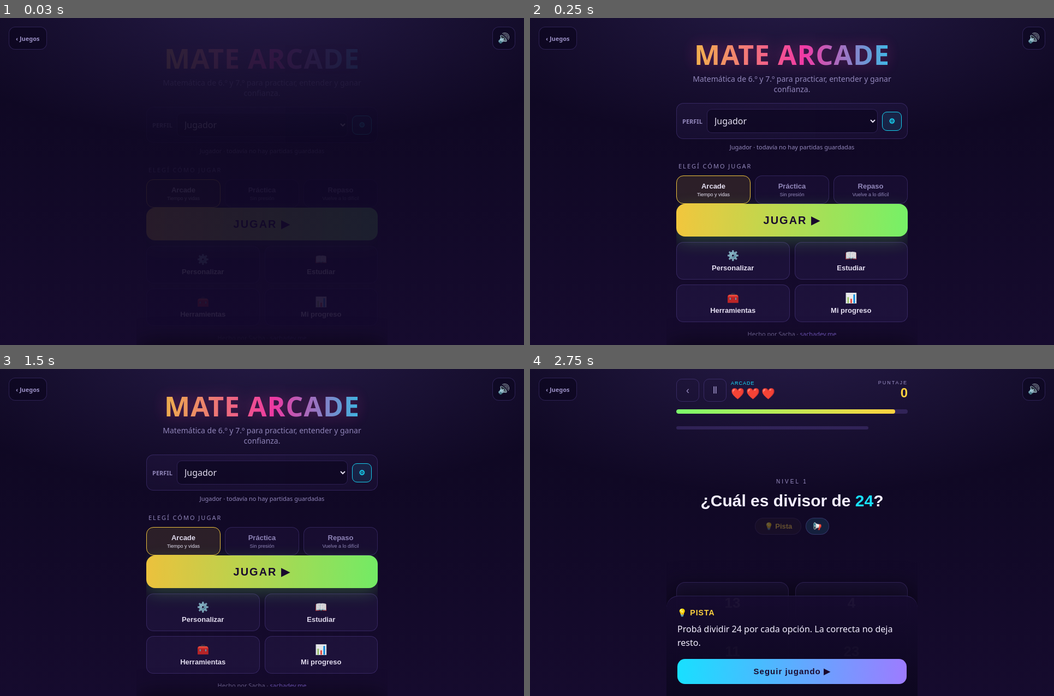
Above: before the commit, frames 1-4 (two rows, left to right).
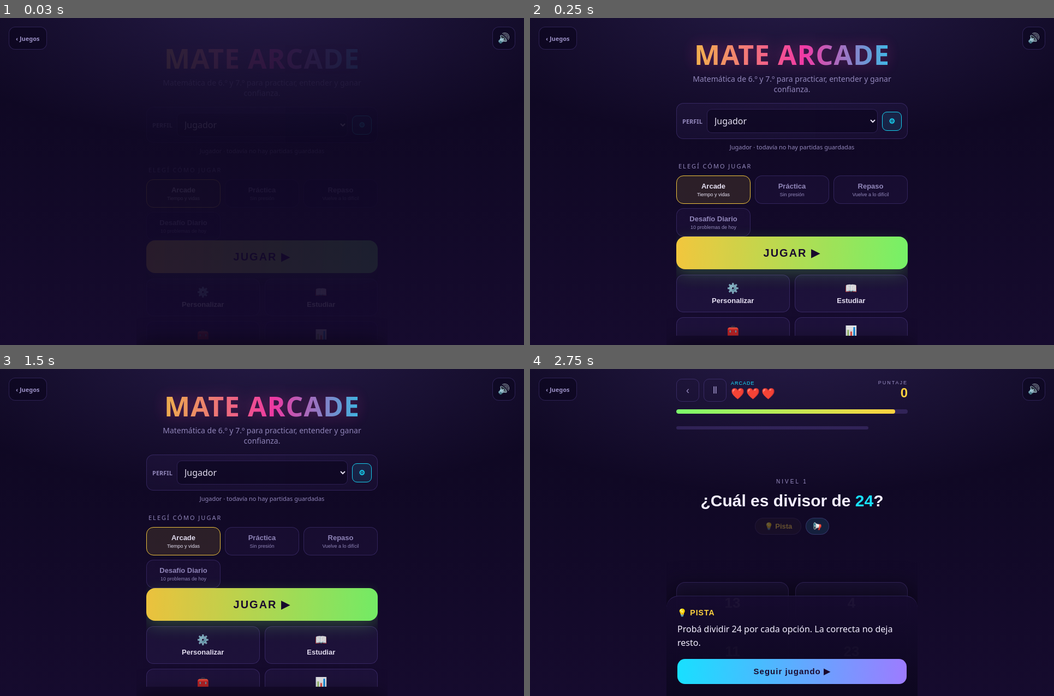
Above: after the commit, the same moments.

Repository: LeandroMelchiori/Juegos-Chicos
Game: browser game, page games/mate-arcade/index.html
Two runs of this game, one before a commit and one after it. Both use one fixed random seed, a clock stepped at 60 frames per second and the inputs below.
Inputs:
- Up to frame 1 (0.03 s): no input
- Up to frame 2 (0.25 s): no input
- Up to frame 3 (1.5 s): click "JUGAR ▶" at 0.27 s; click "‹" at 1.27 s
- Up to frame 4 (2.75 s): click "JUGAR ▶" at 1.77 s; click "📢" at 1.87 s; click "💡 Pista" at 2.47 s

The runs differ from the first frame. In frame 2, 10% of the frame differs, in the area x 27-73%, y 56-98%; in frame 3, 10%; in frame 4, nothing differs.

Commit message:
Implementar modo de Desafío Diario con semilla determinista por fecha

Diff:
--- a/games/mate-arcade/index.html
+++ b/games/mate-arcade/index.html
@@ -33,6 +33,7 @@
       <button class="mode" data-mode="arcade" data-active="1" aria-pressed="true"><b>Arcade</b><span>Tiempo y vidas</span></button>
       <button class="mode" data-mode="practice" data-active="0" aria-pressed="false"><b>Práctica</b><span>Sin presión</span></button>
       <button class="mode" data-mode="review" data-active="0" aria-pressed="false"><b>Repaso</b><span>Vuelve a lo difícil</span></button>
+      <button class="mode" data-mode="daily" data-active="0" aria-pressed="false"><b>Desafío Diario</b><span>10 problemas de hoy</span></button>
     </div>
     <button class="play" id="playBtn">JUGAR ▶</button>
     <div class="home-actions">
--- a/games/mate-arcade/js/app.js
+++ b/games/mate-arcade/js/app.js
@@ -117,8 +117,10 @@
   function vibrate(p){try{if(activeProfile().preferences.vibration&&navigator.vibrate)navigator.vibrate(p);}catch(e){}}
 
   // ---- utilidades ----
-  function ri(a,b){return Math.floor(Math.random()*(b-a+1))+a;}
-  function pick(arr){return arr[Math.floor(Math.random()*arr.length)];}
+  function rnd(){ if(state.mode==='daily' && state.dailySeed) { state.dailySeed = (state.dailySeed * 9301 + 49297) % 233280; return state.dailySeed / 233280; } return Math.random(); }
+
+  function ri(a,b){return Math.floor(rnd()*(b-a+1))+a;}
+  function pick(arr){return arr[Math.floor(rnd()*arr.length)];}
   function bump(op,key){
     if(!state.stats[op]) state.stats[op]={ok:0,fail:0};
     state.stats[op][key]++;
@@ -185,6 +187,7 @@
     if(!exists)state.retryQueue.push({op:op,errorType:errorType||"general",difficulty:state.curDiff,due:state.answered+2+ri(0,1)});
   }
   function adaptiveDifficulty(op){
+    if(state.mode==="daily")return pick(["easy","normal","hard"]);
     if(state.mode!=="review")return state.diffByOp[op]||"normal";
     if(state.retryContext)return state.retryContext.difficulty||"easy";
     var e=evidenceFor(op);
@@ -193,7 +196,7 @@
     return "hard";
   }
   function shuffle(arr){
-    for(var i=arr.length-1;i>0;i--){var j=Math.floor(Math.random()*(i+1));var t=arr[i];arr[i]=arr[j];arr[j]=t;}
+    for(var i=arr.length-1;i>0;i--){var j=Math.floor(rnd()*(i+1));var t=arr[i];arr[i]=arr[j];arr[j]=t;}
     return arr;
   }
   function gcd(x,y){x=Math.abs(x);y=Math.abs(y);while(y){var t=y;y=x%y;x=t;}return x;}
@@ -305,7 +308,7 @@
         var v=poolD[pi]; if(v>0 && !seenD[v]){ seenD[v]=1; distMcd.push(v); }
       }
       var gd=0;
-      while(distMcd.length<3 && gd++<200){ var rc=ans+ri(1,6)*(Math.random()<.5?1:-1); if(rc>0 && !seenD[rc]){seenD[rc]=1;distMcd.push(rc);} }
+      while(distMcd.length<3 && gd++<200){ var rc=ans+ri(1,6)*(rnd()<.5?1:-1); if(rc>0 && !seenD[rc]){seenD[rc]=1;distMcd.push(rc);} }
       state.answer=ans;
       return {text:"¿Cuál es el <b>MCD</b> de "+A+" y "+B+"?", ans:ans, op:op, equals:false,
         options:shuffle([ans].concat(distMcd)),
@@ -402,7 +405,7 @@
         var w=poolM[pj]; if(w>0 && w!==ans && !seenM[w]){ seenM[w]=1; distMcm.push(w); }
       }
       var gm=0;
-      while(distMcm.length<3 && gm++<200){ var rw=ans+ri(1,8)*(Math.random()<.5?1:-1); if(rw>0 && rw!==ans && !seenM[rw]){seenM[rw]=1;distMcm.push(rw);} }
+      while(distMcm.length<3 && gm++<200){ var rw=ans+ri(1,8)*(rnd()<.5?1:-1); if(rw>0 && rw!==ans && !seenM[rw]){seenM[rw]=1;distMcm.push(rw);} }
       state.answer=ans;
       return {text:"¿Cuál es el <b>MCM</b> de "+A2+" y "+B2+"?", ans:ans, op:op, equals:false,
         options:shuffle([ans].concat(distMcm)),
@@ -411,7 +414,7 @@
         solve:"El MCM es el menor múltiplo que comparten.<br>Múltiplos de "+A2+": "+fmtList(multsUpTo(A2,ans),7)+"<br>Múltiplos de "+B2+": "+fmtList(multsUpTo(B2,ans),7)+"<br>El primero en común es <span class='res'>"+ans+"</span>."};
     }
     var equals;
-    if(state.mode!=="arcade"&&Math.random()<.3){
+    if(state.mode!=="arcade"&&rnd()<.3){
       var result=ans;
       if(op==="add"){
         ans=b;text=a+" + <span class='q'>?</span> = "+result;equals=false;
@@ -461,17 +464,23 @@
     mcd:{q:"Para calcular un MCD con listas, ¿qué hago primero?",choices:["Listo los divisores","Listo los múltiplos","Sumo los números"],correct:0,
       h:"La D de MCD recuerda qué listas mirar.",s:"Primero listamos divisores; luego buscamos los comunes y elegimos el mayor."},
     mcm:{q:"Para calcular un MCM con listas, ¿qué hago primero?",choices:["Listo los múltiplos","Listo los divisores","Resto los números"],correct:0,
-      h:"La M de MCM recuerda qué listas mirar.",s:"Primero listamos múltiplos; luego buscamos el primero que aparece en ambas listas."}
+      h:"La M de MCM recuerda qué listas mirar.",s:"Primero listamos múltiplos; luego buscamos el primero que aparece en ambas listas."},
+    frac:{q:"Al sumar 1/5 + 2/5, ¿por qué no sumo los de abajo?",choices:["Porque el 5 solo indica el tamaño de las partes","Porque son números primos","Porque la regla dice que se restan"],correct:0,
+      h:"Pensá en el de abajo como el nombre de lo que sumás (quintos).",s:"Solo juntás las partes; el tamaño (5) sigue siendo el mismo."},
+    dec:{q:"Para sumar decimales como 1,2 + 3,45, ¿qué alineás?",choices:["Las comas","El último número a la derecha","El primer número a la izquierda"],correct:0,
+      h:"La regla principal de los decimales: la coma manda.",s:"Siempre se alinean las comas para sumar décimos con décimos y enteros con enteros."},
+    simp:{q:"Para simplificar 4/8, ¿qué operación uso?",choices:["Divido por 4 arriba y abajo","Resto 4 arriba y abajo","Multiplico por 2"],correct:0,
+      h:"La fracción debe achicarse manteniendo la proporción.",s:"Dividiendo por 4 el numerador y denominador llegamos a 1/2."}
   };
 
   function prepareProblem(problem){
-    if(state.mode!=="arcade"&&Math.random()<.12){
+    if(state.mode!=="arcade"&&rnd()<.12){
       var concept=CONCEPTS[problem.op];
       return {text:concept.q,ans:concept.correct,op:problem.op,equals:false,
         options:shuffle(concept.choices.map(function(label,index){return {value:index,label:label};})),
         hint:concept.h,solve:concept.s,conceptChoices:concept.choices};
     }
-    if(state.mode!=="arcade"&&problem.equals!==false&&!problem.options&&problem.meta&&Math.random()<.18){
+    if(state.mode!=="arcade"&&problem.equals!==false&&!problem.options&&problem.meta&&rnd()<.18){
       var m=problem.meta,story;
       if(problem.op==="add")story="Tenías <b>"+m.a+"</b> figuritas y conseguiste <b>"+m.b+"</b> más. ¿Cuántas tenés ahora?";
       if(problem.op==="sub")story="Había <b>"+m.a+"</b> cartas y se usaron <b>"+m.b+"</b>. ¿Cuántas quedaron?";
@@ -483,10 +492,10 @@
         return problem;
       }
     }
-    if(state.mode==="arcade"||problem.options||problem.equals===false||Math.random()>=.22)return problem;
+    if(state.mode==="arcade"||problem.options||problem.equals===false||rnd()>=.22)return problem;
     if(["add","sub","mul","div","pow","root"].indexOf(problem.op)===-1)return problem;
     var original=problem.ans;
-    var showCorrect=Math.random()<.5;
+    var showCorrect=rnd()<.5;
     var falseValues=(problem.distractors||makeOptions(original).filter(function(v){return v!==original;}));
     var shown=showCorrect?original:pick(falseValues);
     var verdict=showCorrect?1:0;
@@ -512,7 +521,7 @@
       if(cand<0 && ans>=0) cand=Math.abs(cand)+1;
       if(set.indexOf(cand)===-1) set.push(cand);
     }
-    for(var i=set.length-1;i>0;i--){var j=Math.floor(Math.random()*(i+1));var t=set[i];set[i]=set[j];set[j]=t;}
+    for(var i=set.length-1;i>0;i--){var j=Math.floor(rnd()*(i+1));var t=set[i];set[i]=set[j];set[j]=t;}
     return set;
   }
 
@@ -543,7 +552,7 @@
     $("#levelTag").textContent="NIVEL "+state.level;
     var canWrite=!p.options;
     state.inputKind=canWrite&&(state.answerMode==="write"||
-      (state.answerMode==="mixed"&&Math.random()<(state.mode==="arcade"?.25:.5)))?"write":"choice";
+      (state.answerMode==="mixed"&&rnd()<(state.mode==="arcade"?.25:.5)))?"write":"choice";
     var box=$("#options"),form=$("#typeAnswer"); box.innerHTML="";
     if(state.inputKind==="write"){
       box.style.display="none"; form.classList.add("show");
@@ -827,19 +836,28 @@
   }
 
   function startGame(){
-    if(state.ops.length===0){
-      var g=$("#ops"); g.classList.remove("warn"); void g.offsetWidth; g.classList.add("warn");
-      beep(180,.18,"sawtooth",.1);
-      return;
+    if(state.mode==="daily"){
+      state.ops=DEFAULT_OPS.slice();
+      var d=new Date();
+      state.dailySeed = d.getFullYear()*10000 + (d.getMonth()+1)*100 + d.getDate();
+    }else{
+      state.dailySeed = 0;
+      if(state.ops.length===0){
+        var g=$("#ops"); g.classList.remove("warn"); void g.offsetWidth; g.classList.add("warn");
+        beep(180,.18,"sawtooth",.1);
+        return;
+      }
     }
     state.score=0;state.lives=3;state.combo=0;state.bestCombo=0;
     state.correct=0;state.answered=0;state.level=1;state.locked=false;state.usedHint=false;state.completed=false;state.paused=false;
     state.retryQueue=[];
+    state.targetRounds=(state.mode==="arcade")?Infinity:(state.mode==="review"||state.mode==="daily")?10:(Number(activeProfile().preferences.rounds)||10);
     state.stats={};
     $("#answerInput").disabled=false;
     $("#score").textContent="0"; renderLives(); renderCombo(); hideTeach();
     $("#lives").style.visibility=state.mode==="arcade"?"visible":"hidden";
-    $("#gameModeTag").textContent=state.mode==="arcade"?"ARCADE":state.mode==="practice"?"PRÁCTICA":"REPASO PERSONALIZADO";
+    var tags = { arcade: "ARCADE", practice: "PRÁCTICA", review: "REPASO PERSONALIZADO", daily: "DESAFÍO DIARIO" };
+    $("#gameModeTag").textContent = tags[state.mode] || "";
     show("game"); newRound();
   }
 
@@ -851,6 +869,7 @@
     p.sessions++;
     if(state.mode==="practice")p.practiceSessions++;
     if(state.mode==="review")p.reviewSessions++;
+    if(state.mode==="daily")p.dailySessions=(p.dailySessions||0)+1;
     p.bestCombo=Math.max(p.bestCombo||0,state.bestCombo);
     var isRecord=state.mode==="arcade"&&state.score>best;
     if(isRecord)p.best=state.score;
@@ -864,7 +883,7 @@
     var rl=$("#recordLine");
     var gainedSticker = null;
     if(state.mode!=="arcade" && state.answered>0 && state.correct===state.answered){
-      gainedSticker = STICKERS[Math.floor(Math.random()*STICKERS.length)];
+      gainedSticker = STICKERS[Math.floor(rnd()*STICKERS.length)];
       if(!p.stickers) p.stickers=[];
       p.stickers.push(gainedSticker);
     }
--- a/tests/smoke-test.js
+++ b/tests/smoke-test.js
@@ -72,7 +72,7 @@
   el.dataset.active = "1";
   return el;
 });
-const modes = ["arcade", "practice", "review"].map((mode, index) => {
+const modes = ["arcade", "practice", "review", "daily"].map((mode, index) => {
   const el = new Element();
   el.dataset.mode = mode;
   el.dataset.active = index === 0 ? "1" : "0";
